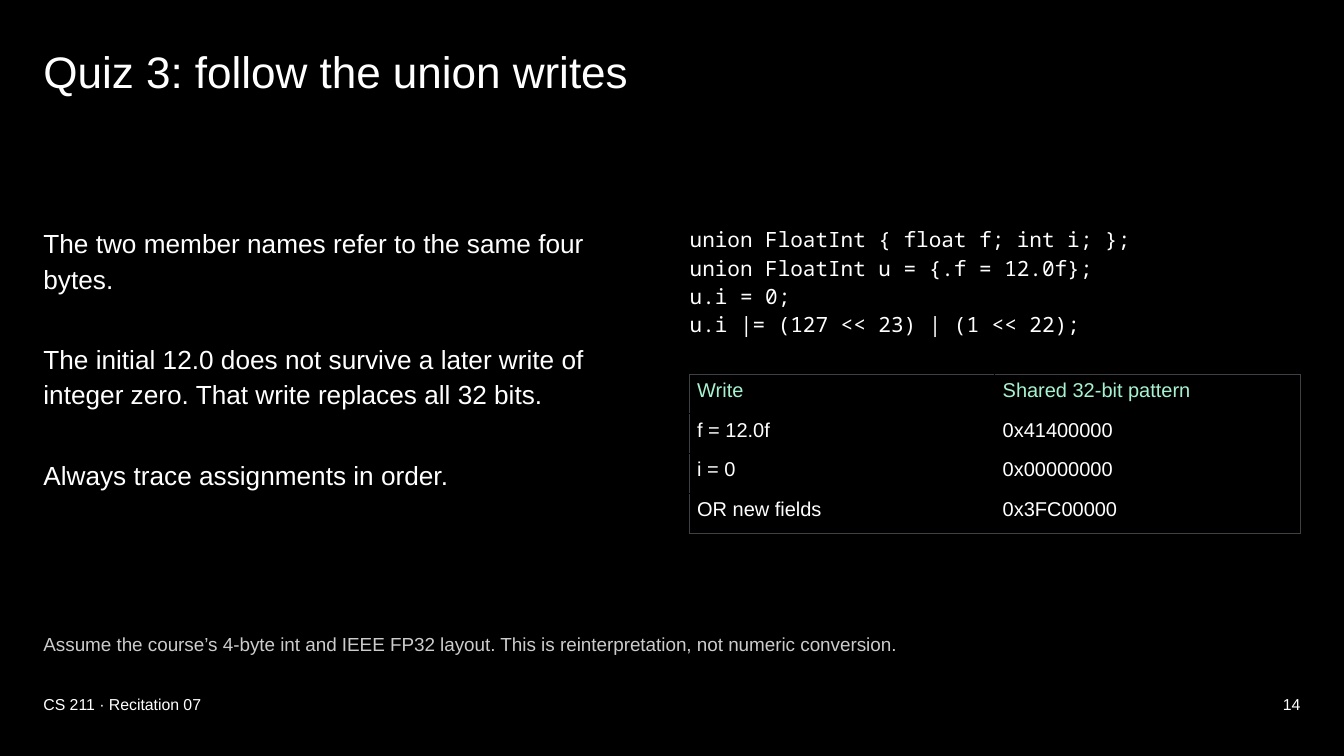
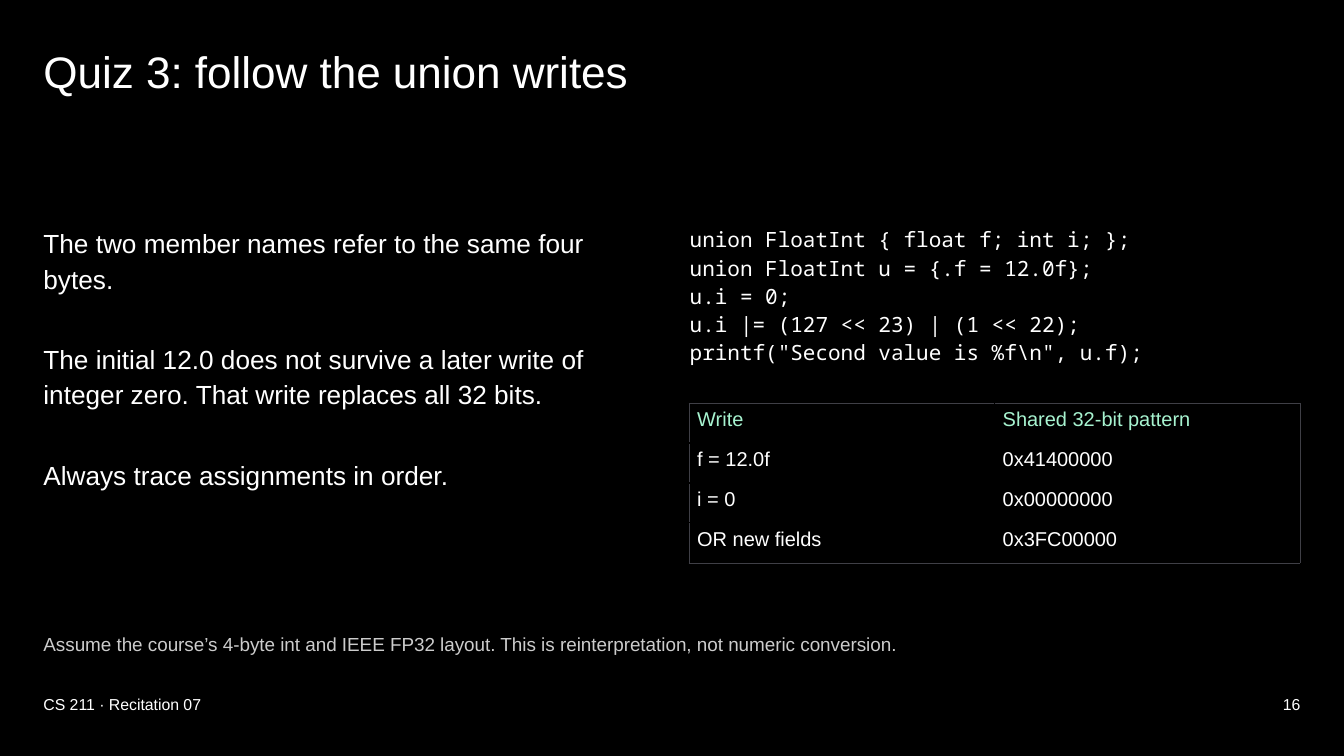
Before and after one commit to xsebby/portfolio, a slide deck: slide 16 of public/presentations/CS211_Recitation_7.pptx (slide 14 before the commit). Drawn at 1344x756 pixels with LibreOffice and Linux fonts; fonts in the diff are those of the drawing. Boxes give left, top, right and bottom in pixels: in the first picture for what was removed or moved away, otherwise in the second. Text is boxed around its words. In the diff, an @@ line names an element or a change of style, - is before the commit and + after.

Commit message:
Clarify Quiz 3 float reinterpretation and printed result

```diff
--- a/public/presentations/CS211_Recitation_7.pptx
+++ b/public/presentations/CS211_Recitation_7.pptx
@@ text at [690,344,1143,365]: paragraph added @@
+printf("Second value is %f\n", u.f);
@@ table: place and size @@
-table at [689,374,1300,533]
+table at [689,403,1300,563]
@@ text at [1283,699,1301,710]: text changed @@
-14
+16
```
Also in this commit, not shown: 19 other slides changed, 2 slides added, 1 other file.
